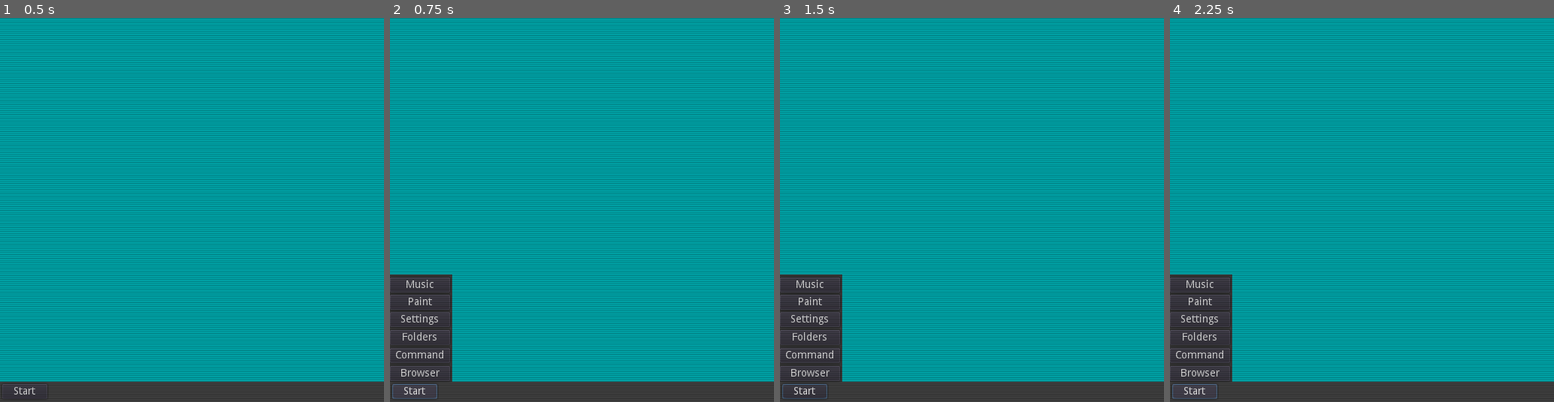
Above: before the commit, frames 1-4 (left to right).
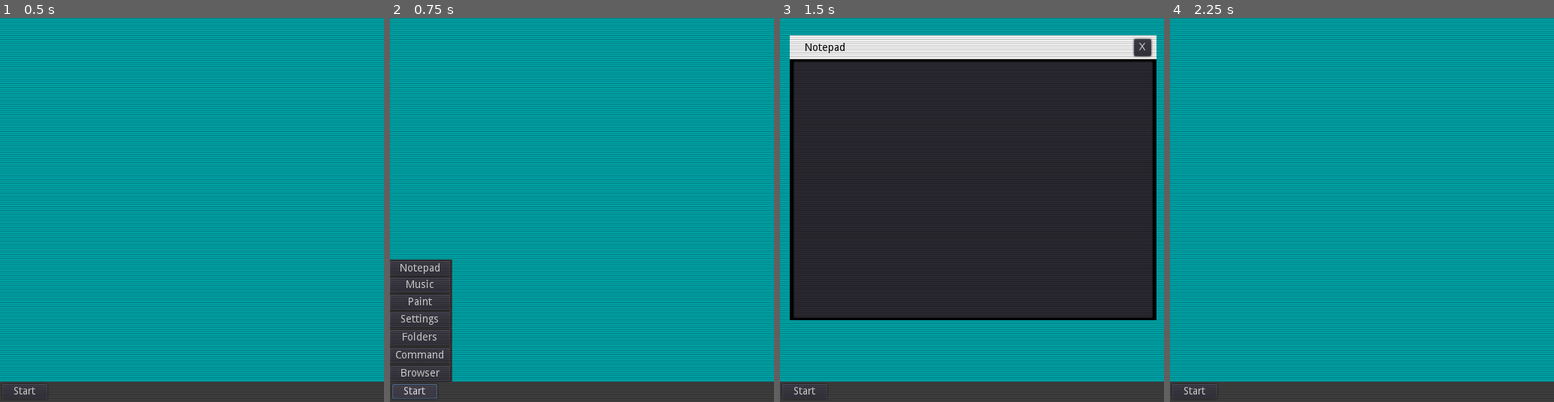
Above: after the commit, the same moments.

Repository: soykhaler/tinyComputer
Game: Godot game, scene res://main.tscn
Same seed, same stepped clock (60 frames per second), same inputs: the game is played once before the commit and once after it.
Inputs (mouse positions are in pixels of both pictures, inside the frame that each line leads up to):
- Up to frame 1 (0.5 s): no input
- Up to frame 2 (0.75 s): click "Start" at 0.5 s
- Up to frame 3 (1.5 s): click (810, 267) at 1.25 s, where only the run after the commit has a clickable "Notepad"
- Up to frame 4 (2.25 s): click "Start" (after the commit: "X") at 2 s

Frame 1 is identical in both runs. In frame 2, 0.6% of the frame differs, in the area x 0-17%, y 62-67%; in frame 3, 73%, in the area x 0-99%, y 4-100%; in frame 4, 4.6%.

Commit message:
added notepad

Diff:
--- /dev/null
+++ b/Notepad.tscn
@@ -0,0 +1,57 @@
+[gd_scene load_steps=2 format=2]
+
+[ext_resource path="res://Empty_window.gd" type="Script" id=1]
+
+[node name="Control" type="Control"]
+anchor_right = 1.0
+anchor_bottom = 1.0
+rect_pivot_offset = Vector2( -109, -329 )
+
+[node name="Control" type="Control" parent="."]
+anchor_right = 1.0
+anchor_bottom = 1.0
+margin_left = 2.0
+margin_top = -13.0
+margin_right = 2.0
+margin_bottom = -13.0
+rect_pivot_offset = Vector2( 9, 14 )
+script = ExtResource( 1 )
+
+[node name="ColorRect2" type="ColorRect" parent="Control"]
+margin_left = 11.0
+margin_top = 36.0
+margin_right = 500.0
+margin_bottom = 70.0
+rect_pivot_offset = Vector2( -417, -67 )
+
+[node name="ColorRect3" type="ColorRect" parent="Control"]
+margin_left = 11.0
+margin_top = 68.0
+margin_right = 500.0
+margin_bottom = 416.0
+rect_pivot_offset = Vector2( -417, -67 )
+color = Color( 0, 0, 0, 1 )
+
+[node name="Button" type="Button" parent="Control"]
+margin_left = 470.0
+margin_top = 41.0
+margin_right = 493.0
+margin_bottom = 64.0
+text = "X"
+
+[node name="TextEdit" type="TextEdit" parent="Control"]
+margin_left = 16.0
+margin_top = 71.0
+margin_right = 495.0
+margin_bottom = 413.0
+rect_pivot_offset = Vector2( -210, 54 )
+
+[node name="Label" type="Label" parent="Control"]
+margin_left = 31.0
+margin_top = 46.0
+margin_right = 105.0
+margin_bottom = 60.0
+custom_colors/font_color = Color( 0, 0, 0, 1 )
+text = "Notepad"
+
+[connection signal="pressed" from="Control/Button" to="Control" method="Close"]
--- a/main.gd
+++ b/main.gd
@@ -39,3 +39,10 @@
 	var m_window = music.instance()
 	add_child(m_window)
 	core.soundBeep(0.2)
+func Notepad():
+	HideMenu()
+	var notepad = preload("res://Notepad.tscn")
+	var w_notepad = notepad.instance()
+	add_child(w_notepad)
+	core.soundBeep(0.2)
+	pass # Replace with function body.
--- a/main.tscn
+++ b/main.tscn
@@ -54,7 +54,7 @@
 margin_bottom = 40.0
 
 [node name="ColorRect3" type="ColorRect" parent="StartMenu"]
-margin_top = 342.0
+margin_top = 322.0
 margin_right = 83.0
 margin_bottom = 485.0
 color = Color( 0.239216, 0.239216, 0.239216, 1 )
@@ -95,6 +95,12 @@
 margin_bottom = 366.0
 text = "Music"
 
+[node name="Notepad" type="Button" parent="StartMenu"]
+margin_top = 324.0
+margin_right = 80.0
+margin_bottom = 344.0
+text = "Notepad"
+
 [node name="beep" type="AudioStreamPlayer" parent="."]
 stream = ExtResource( 3 )
 volume_db = -5.243
@@ -107,3 +113,4 @@
 [connection signal="pressed" from="StartMenu/Settings" to="." method="_on_Settings_pressed"]
 [connection signal="pressed" from="StartMenu/Paint" to="." method="_on_paint_pressed"]
 [connection signal="pressed" from="StartMenu/Music" to="." method="Music"]
+[connection signal="pressed" from="StartMenu/Notepad" to="." method="Notepad"]
Not shown, changed: export_presets.cfg
